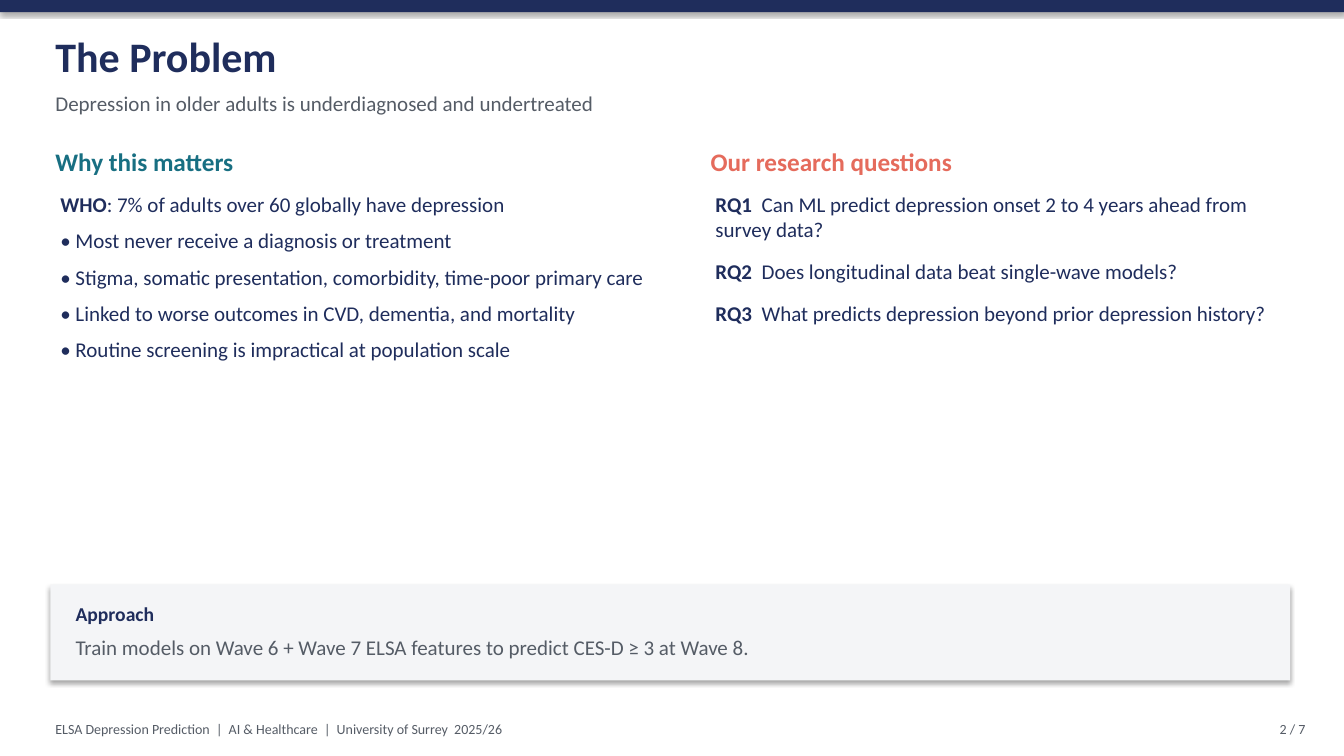
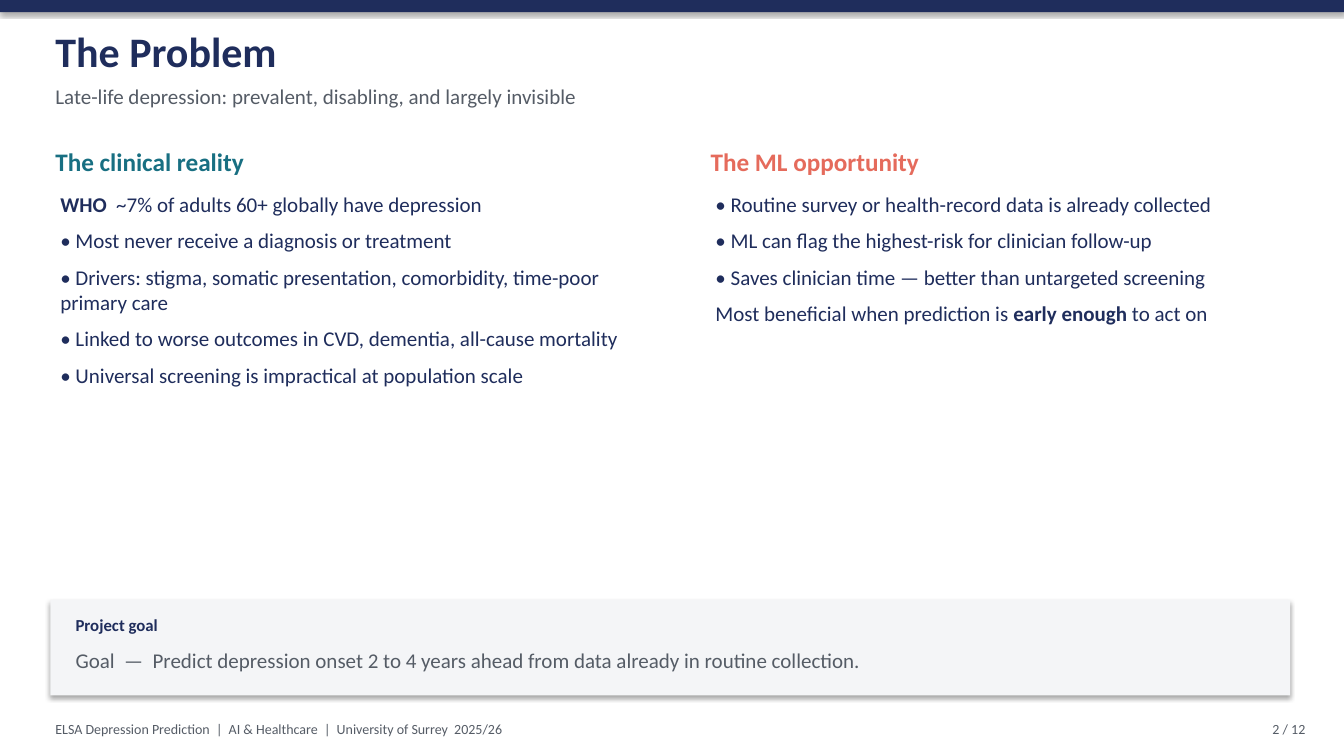
Before and after one commit to CHOC4HOL1C/elsa-depression-prediction, a slide deck: slide 2 of presentation/ELSA_Depression_Prediction.pptx. Drawn at 1344x756 pixels with LibreOffice and Linux fonts; fonts in the diff are those of the drawing. Boxes give left, top, right and bottom in pixels: in the first picture for what was removed or moved away, otherwise in the second. Text is boxed around its words. In the diff, an @@ line names an element or a change of style, - is before the commit and + after.

```diff
--- a/presentation/ELSA_Depression_Prediction.pptx
+++ b/presentation/ELSA_Depression_Prediction.pptx
@@ rectangle removed at [0, 0, 1344, 756] @@
@@ text "The Problem": place and size @@
-text "The Problem" at [55, 42, 276, 73]
+text "The Problem" at [55, 37, 276, 68]
@@ text at [55, 89, 576, 108]: text changed @@
-Depression in older adults is underdiagnosed and undertreated
+Late-life depression: prevalent, disabling, and largely invisible
@@ text at [55, 153, 244, 175]: text changed @@
-Why this matters
+The clinical reality
@@ text at [711, 153, 919, 175]: text changed @@
-Our research questions
+The ML opportunity
@@ text at [60, 197, 481, 216]: text changed @@
-WHO: 7% of adults over 60 globally have depression
+WHO ~7% of adults 60+ globally have depression
@@ text removed at [715, 197, 1265, 325] @@
-RQ1 Can ML predict depression onset 2 to 4 years ahead from survey data?
-RQ2 Does longitudinal data beat single-wave models?
-RQ3 What predicts depression beyond prior depression history?
@@ text added at [715, 197, 1211, 325], 15 pt, text #1F2D5C @@
+• Routine survey or health-record data is already collected
+• ML can flag the highest-risk for clinician follow-up
+• Saves clinician time — better than untargeted screening
+Most beneficial when prediction is early enough to act on
@@ text at [60, 270, 617, 387]: text changed @@
-• Stigma, somatic presentation, comorbidity, time-poor primary care
-• Linked to worse outcomes in CVD, dementia, and mortality
-• Routine screening is impractical at population scale
+• Drivers: stigma, somatic presentation, comorbidity, time-poor primary care
+• Linked to worse outcomes in CVD, dementia, all-cause mortality
+• Universal screening is impractical at population scale
@@ rectangle: place and size @@
-rectangle at [50, 585, 1291, 681]
+rectangle at [50, 600, 1291, 696]
@@ text removed at [76, 607, 155, 624] @@
-Approach
@@ text added at [76, 619, 158, 634], 12 pt, text #1F2D5C, bold @@
+Project goal
@@ text removed at [76, 640, 749, 659] @@
-Train models on Wave 6 + Wave 7 ELSA features to predict CES-D ≥ 3 at Wave 8.
@@ text added at [76, 653, 860, 672], 15 pt, text #555C66 @@
+Goal — Predict depression onset 2 to 4 years ahead from data already in routine collection.
@@ text at [1272, 725, 1305, 734]: text changed @@
-2 / 7
+2 / 12
```
Also in this commit, not shown: 4 other slides changed, 7 slides added, 2 slides removed, 6 other files.
